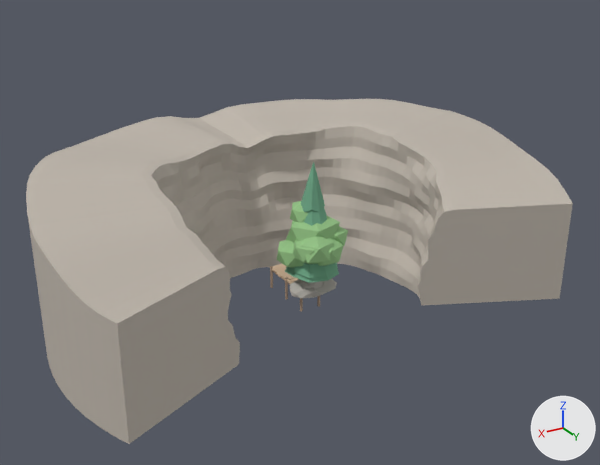
One commit to the glTF model fishing/models/assets.glb: the scene before it, then after it.
Both versions are drawn from a camera (50 mm lens) standing at (25.2, 40.4, 24.5) and looking at (-0.5, -2.3, 3.1). Every picture has the same lights, and +X, +Y and +Z are marked at lower right. The older version comes first. Where no turn or scale is listed for an object, it has been applied to the vertices.

Before the edit, the objects in view are built like this:
```python
me_cliff = bpy.data.meshes.new('Cliff')
me_cliff.from_pydata(...)  # 1026 vertices, 1936 faces; spans x -16.6..16.6, y -16.6..7.0, z -1.5..8.6
me_cliff.materials.append(mat_cliff)  # light grey #bfb6ac
me_pine2 = bpy.data.meshes.new('Pine2')
me_pine2.from_pydata(...)  # 104 vertices, 184 faces; spans x -1.65..1.6, y -1.62..1.72, z 0.0..8.61
# faces by material slot: [24, 160]
me_pine2.materials.append(mat_bark)  # beige #a2866f
me_pine2.materials.append(mat_pine)  # green #6faa89
me_tree2 = bpy.data.meshes.new('Tree2')
me_tree2.from_pydata(...)  # 94 vertices, 156 faces; spans x -1.63..2.28, y -2.2..2.17, z 0.0..5.27
# faces by material slot: [56, 100]
me_tree2.materials.append(mat_bark)  # beige #a2866f
me_tree2.materials.append(mat_leaf)  # green #95c486
ob_cliff = bpy.data.objects.new('Cliff', me_cliff)
ob_cliff.location = (0.0, 0.0, 0.0)
ob_pine2 = bpy.data.objects.new('Pine2', me_pine2)
ob_pine2.location = (0.0, 0.0, 0.0)
ob_tree2 = bpy.data.objects.new('Tree2', me_tree2)
ob_tree2.location = (0.0, 0.0, 0.0)
# also in view: 'Tree1' at (-0.2, 0.4, 3.1)
```
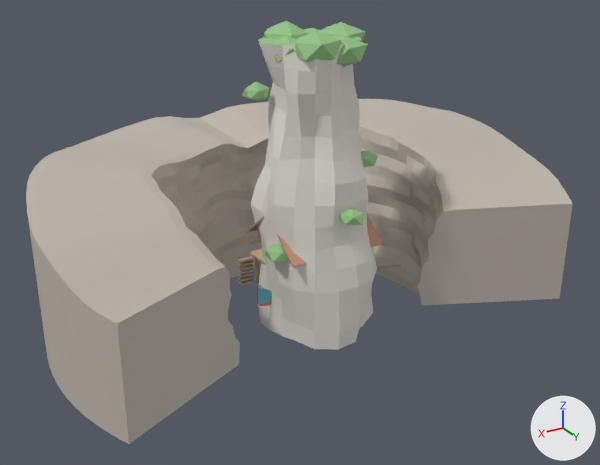
Not visible in the pictures: 'Palm'.

Location of each change, [x1, y1, x2, y2] in pixels of the pictures (600 x 465 px):
'Karst', added
    after: [242, 21, 378, 349]
    faces in mat_karst (light grey #e1ddd4): [251, 39, 377, 349]
    faces in mat_leaf (green #95c486): [242, 21, 378, 262]
'House', added
    after: [238, 214, 383, 285]
    faces in mat_roof (brown #c4907c): [245, 214, 383, 267]
    faces in mat_wooddark (beige #ad957e): [238, 240, 261, 285]
'Boat', added (mostly hidden)
    after: [257, 265, 401, 306]
    faces in mat_boatpaint (cyan #6cb3c4): [257, 284, 272, 305]
'Tree1', unchanged, covered by the edit
    before: [286, 201, 348, 264]
'Pine2', unchanged, covered by the edit
    before: [286, 162, 338, 278]

Edits to the bpy script that builds the scene:
```text
Add mat_palm:
    mat_palm = principled_material('Palm')
    mat_palm.base_color = (0.35, 0.6, 0.25)  # green #a0cb89
    mat_palm.roughness = 0.9
Add mat_palmtrunk:
    mat_palmtrunk = principled_material('PalmTrunk')
    mat_palmtrunk.base_color = (0.55, 0.42, 0.3)  # beige #c4ad95
    mat_palmtrunk.roughness = 0.9
Add mat_karst:
    mat_karst = principled_material('Karst')
    mat_karst.base_color = (0.75, 0.72, 0.66)  # light grey #e1ddd4
    mat_karst.roughness = 0.9
Add mat_roof:
    mat_roof = principled_material('Roof')
    mat_roof.base_color = (0.55, 0.28, 0.2)  # brown #c4907c
    mat_roof.roughness = 0.9
Add mat_window:
    mat_window = principled_material('Window')
    mat_window.base_color = (0.12, 0.1, 0.09)  # dark grey #615955
    mat_window.roughness = 0.9
Add mat_boatred:
    mat_boatred = principled_material('BoatRed')
    mat_boatred.base_color = (0.7, 0.2, 0.15)  # red #da7c6c
    mat_boatred.roughness = 0.9
Add mat_ribbon:
    mat_ribbon = principled_material('Ribbon')
    mat_ribbon.base_color = (0.95, 0.45, 0.65)  # pink #f9b3d3
    mat_ribbon.roughness = 0.9
Add mat_metal:
    mat_metal = principled_material('Metal')
    mat_metal.base_color = (0.3, 0.3, 0.32)  # grey #959599
    mat_metal.roughness = 0.9
Add mat_boatpaint:
    mat_boatpaint = principled_material('BoatPaint')
    mat_boatpaint.base_color = (0.15, 0.45, 0.55)  # cyan #6cb3c4
    mat_boatpaint.roughness = 0.9
Add mat_ribbon2:
    mat_ribbon2 = principled_material('Ribbon2')
    mat_ribbon2.base_color = (0.98, 0.82, 0.25)  # yellow #fdea89
    mat_ribbon2.roughness = 0.9
Add me_palm:
    me_palm.from_pydata(...)  # 236 vertices, 332 faces; spans x -1.69..3.42, y -2.55..2.55, z 0.0..6.68
    # faces by material slot: [252, 80]
    me_palm.materials.append(mat_palmtrunk)  # beige #c4ad95
    me_palm.materials.append(mat_palm)  # green #a0cb89
Add me_karst:
    me_karst.from_pydata(...)  # 402 vertices, 740 faces; spans x -4.2..4.0, y -3.9..4.3, z -2.0..16.8
    # faces by material slot: [504, 236]
    me_karst.materials.append(mat_karst)  # light grey #e1ddd4
    me_karst.materials.append(mat_leaf)  # green #95c486
Add me_house:
    me_house.from_pydata(...)  # 356 vertices, 554 faces; spans x -3.2..3.75, y -3.41..3.0, z 0.0..6.0
    # faces by material slot: [98, 384, 24, 48]
    me_house.materials.append(mat_wood)  # beige #ceb395
    me_house.materials.append(mat_wooddark)  # beige #ad957e
    me_house.materials.append(mat_roof)  # brown #c4907c
    me_house.materials.append(mat_window)  # dark grey #615955
Add me_boat:
    me_boat.from_pydata(...)  # 313 vertices, 493 faces; spans x -7.06..4.0, y -0.72..0.72, z -0.34..1.53
    # faces by material slot: [88, 181, 44, 112, 32, 24, 12]
    me_boat.materials.append(mat_boatpaint)  # cyan #6cb3c4
    me_boat.materials.append(mat_boatred)  # red #da7c6c
    me_boat.materials.append(mat_wood)  # beige #ceb395
    me_boat.materials.append(mat_wooddark)  # beige #ad957e
    me_boat.materials.append(mat_metal)  # grey #959599
    me_boat.materials.append(mat_ribbon)  # pink #f9b3d3
    me_boat.materials.append(mat_ribbon2)  # yellow #fdea89
Add ob_palm:
    ob_palm = bpy.data.objects.new('Palm', me_palm)
    ob_palm.location = (0.0, 0.0, 0.0)
Add ob_karst:
    ob_karst = bpy.data.objects.new('Karst', me_karst)
    ob_karst.location = (0.0, 0.0, 0.0)
Add ob_house:
    ob_house = bpy.data.objects.new('House', me_house)
    ob_house.location = (0.0, 0.0, 0.0)
Add ob_boat:
    ob_boat = bpy.data.objects.new('Boat', me_boat)
    ob_boat.location = (0.0, 0.0, 0.0)
```
